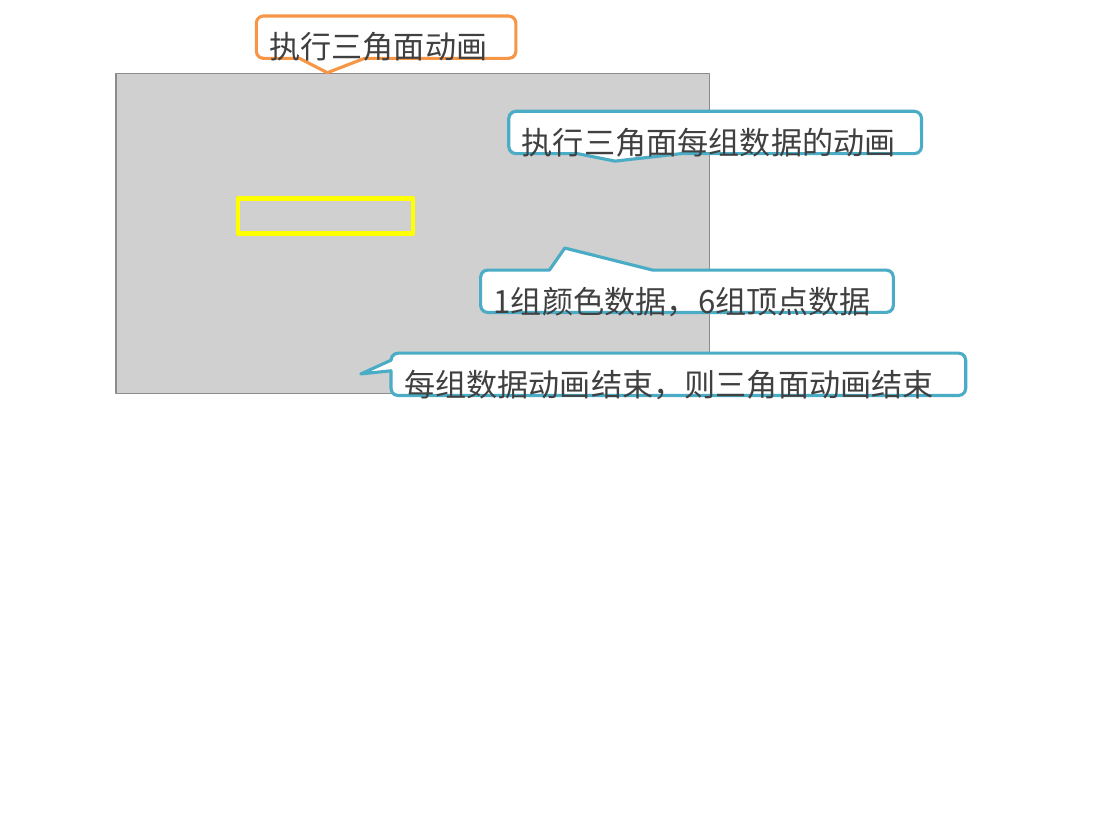
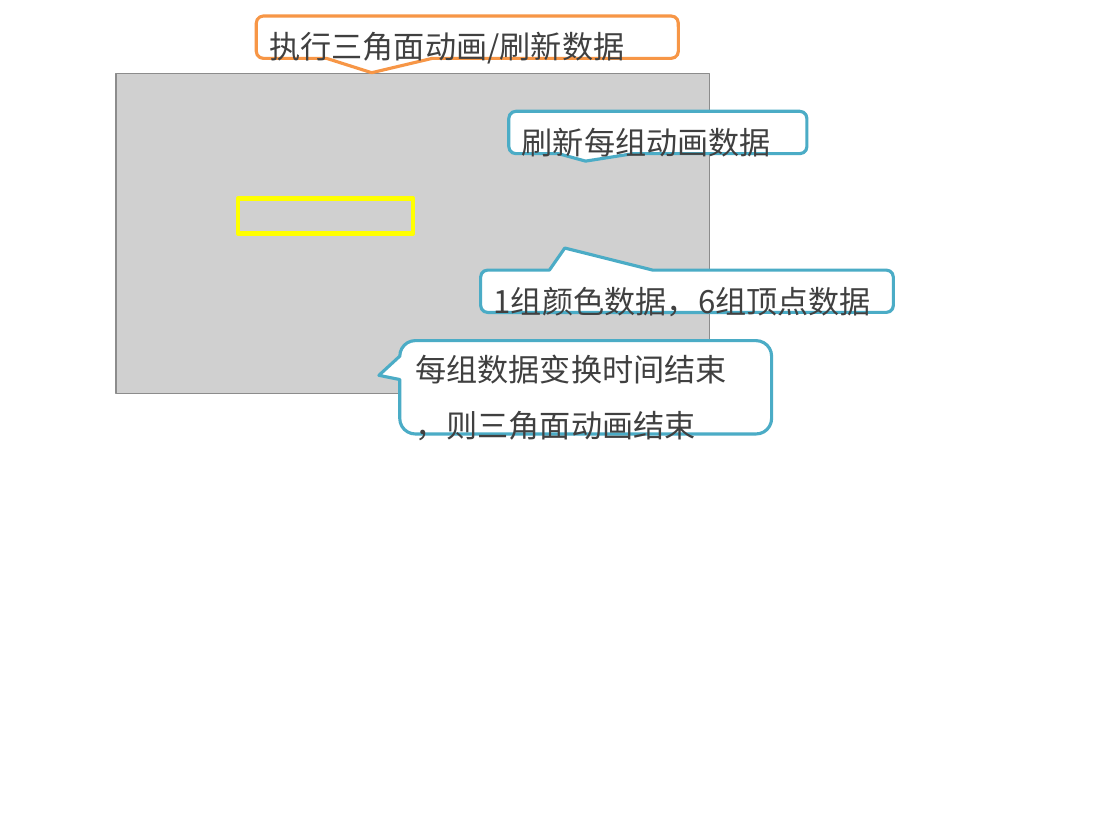
Before and after one commit to kong66/webAni, a slide deck: slide 23 of 23-svg-low-poly-transform/23.pptx. Drawn at 1120x840 pixels with LibreOffice and Linux fonts; fonts in the diff are those of the drawing; grey boxes stand for pictures. Boxes give left, top, right and bottom in pixels: in the first picture for what was removed or moved away, otherwise in the second. Text is boxed around its words. In the diff, an @@ line names an element or a change of style, - is before the commit and + after.

```diff
--- a/23-svg-low-poly-transform/23.pptx
+++ b/23-svg-low-poly-transform/23.pptx
@@ rounded speech box "执行三角面动画/刷新数据": place and size @@
-rounded speech box "执行三角面动画/刷新数据" at [256, 16, 516, 58]
+rounded speech box "执行三角面动画/刷新数据" at [256, 16, 679, 58]
@@ text in rounded speech box at [269, 32, 624, 67]: text changed @@
-执行三角面动画
+执行三角面动画/刷新数据
@@ rounded speech box "刷新每组动画数据": place and size @@
-rounded speech box "刷新每组动画数据" at [508, 111, 922, 153]
+rounded speech box "刷新每组动画数据" at [508, 111, 806, 153]
@@ text in rounded speech box at [522, 128, 771, 162]: text changed @@
-执行三角面每组数据的动画
+刷新每组动画数据
@@ rounded speech box "每组数据变换时间结束": place and size @@
-rounded speech box "每组数据变换时间结束" at [391, 353, 965, 395]
+rounded speech box "每组数据变换时间结束" at [400, 340, 772, 433]
@@ rounded speech box "每组数据变换时间结束" at [400, 340, 772, 433]: proportions changed @@
@@ text in rounded speech box at [415, 354, 727, 440]: text changed @@
-每组数据动画结束，则三角面动画结束
+每组数据变换时间结束
+，则三角面动画结束
```
Also in this commit, not shown: 20 other slides changed, 2 slides added, 1 slide removed, 2 other files.
